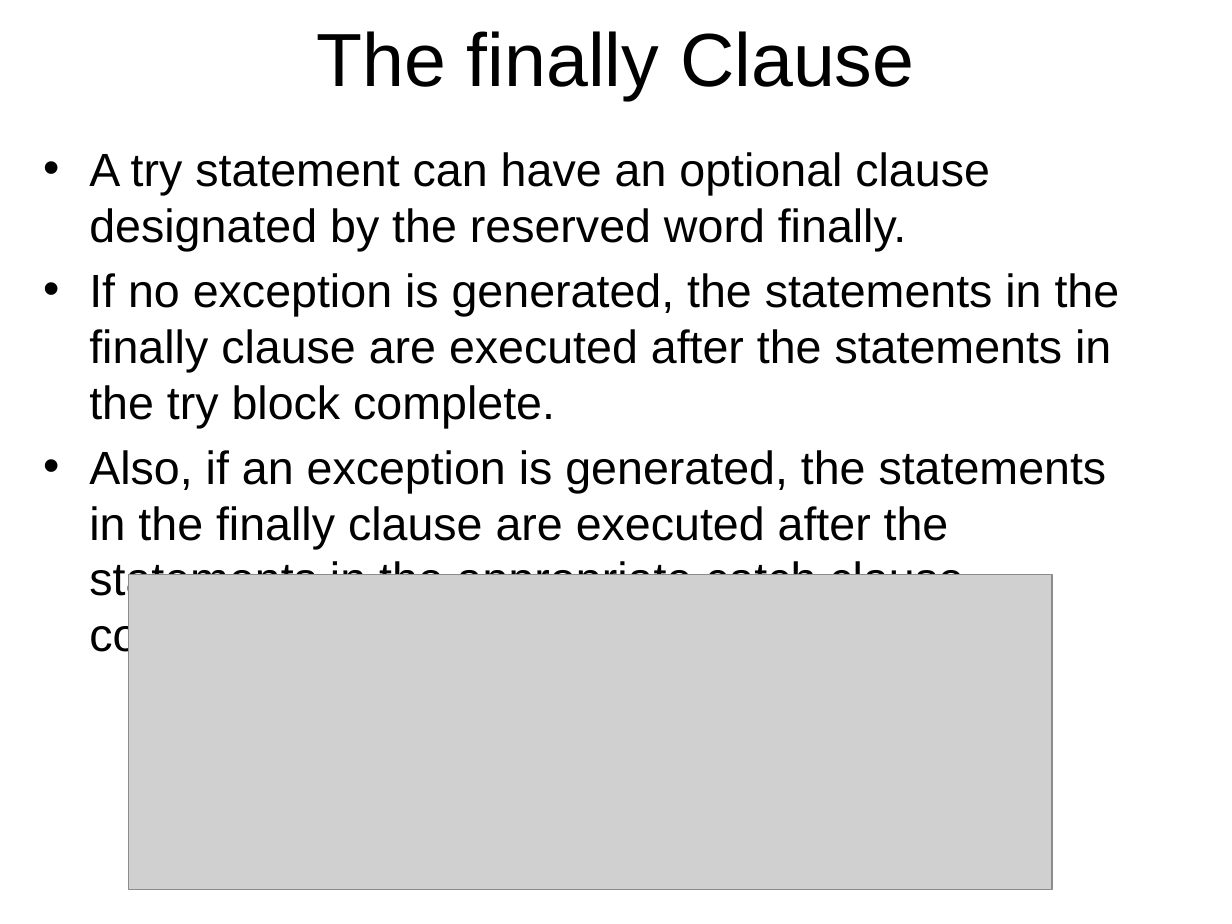
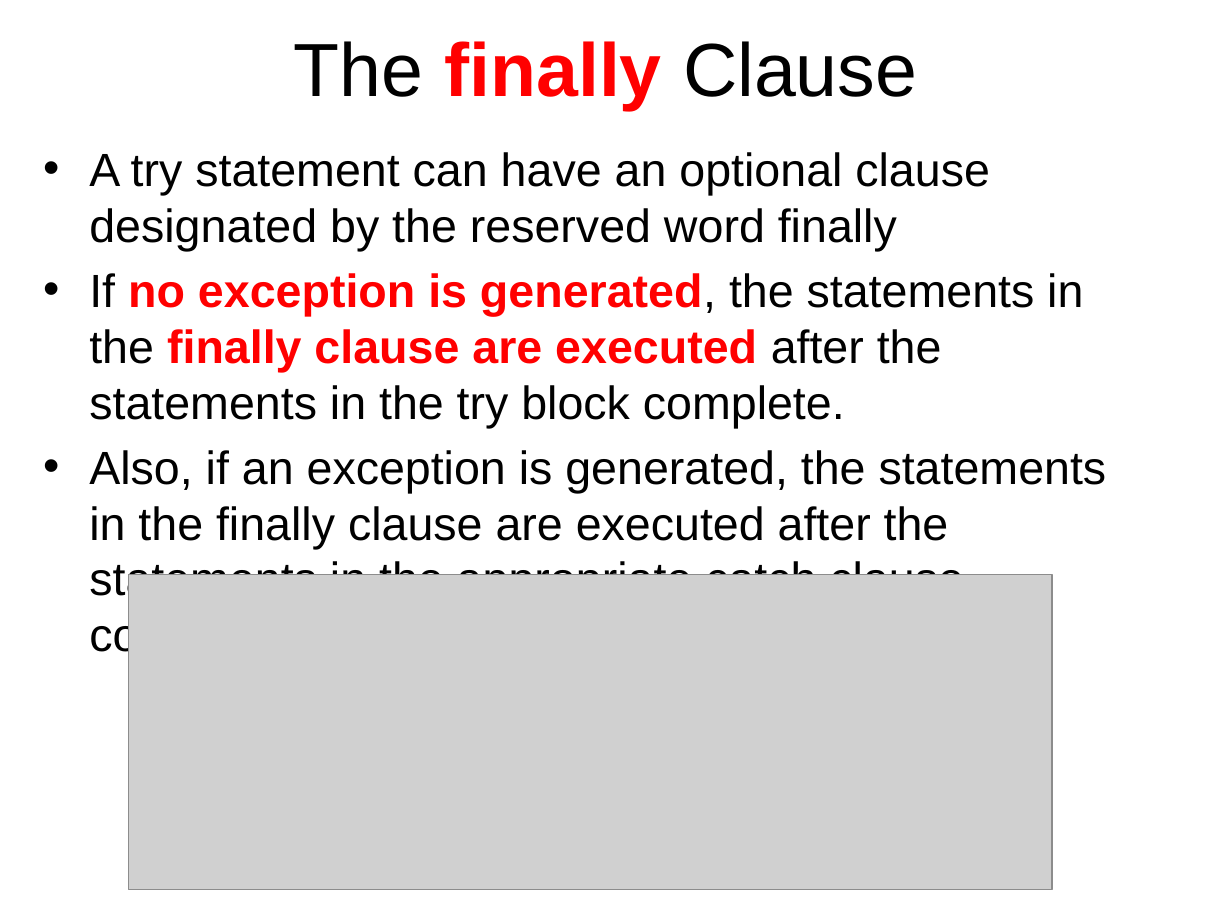
Before and after one commit to octaviordz/zjnu2017.github.io, a slide deck: slide 25 of OOP/lectures/060--Internal.Classes.and.Exceptions.pptx (slide 24 before the commit). Drawn at 1232x924 pixels with LibreOffice and Linux fonts; fonts in the diff are those of the drawing; grey boxes stand for pictures. Boxes give left, top, right and bottom in pixels: in the first picture for what was removed or moved away, otherwise in the second. Text is boxed around its words. In the diff, an @@ line names an element or a change of style, - is before the commit and + after.

```diff
--- a/OOP/lectures/060--Internal.Classes.and.Exceptions.pptx
+++ b/OOP/lectures/060--Internal.Classes.and.Exceptions.pptx
@@ title "The finally Clause": place and size @@
-title "The finally Clause" at [316,31,914,100]
+title "The finally Clause" at [294,41,917,111]
@@ title "The finally Clause" at [294,41,917,111]: text colour #000000 to #FF0000, bold on in "finally" @@
@@ text at [89,152,990,251]: text changed @@
-• A try statement can have an optional clause designated by the reserved word finally.
+• A try statement can have an optional clause designated by the reserved word finally
@@ text at [89,273,1083,428]: text colour #000000 to #FF0000, bold on in "no exception is generated, finally clause are ..." @@
```
Also in this commit, not shown: 24 other slides changed, 1 slide added, 2 other files.
